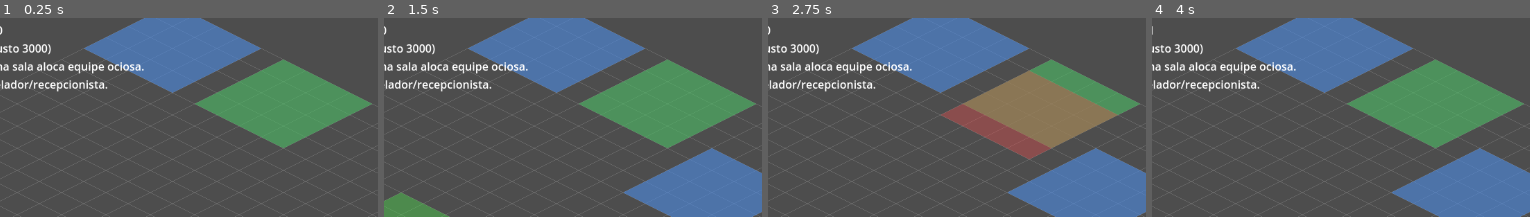
Above: before the commit, frames 1-4 (left to right).
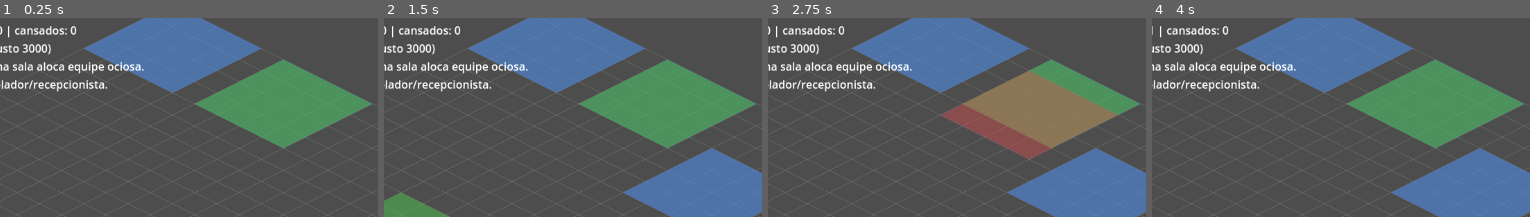
Above: after the commit, the same moments.

Repository: foxtecnologiaonline/Hospital-manager-game
Game: Godot game, scene res://src/presentation/main.tscn
Same seed, same stepped clock (60 frames per second), same inputs: the game is played once before the commit and once after it.
Inputs (mouse positions are % of the whole screen's width and height, from its top left):
- Up to frame 1 (0.25 s): no input
- Up to frame 2 (1.5 s): tap Enter at 0.5 s; move the mouse to (75, 48) at 0.52 s; hold W 0.53-1.28 s; tap 1 at 0.6 s; click (75, 48) at 0.67 s; tap Space at 1.25 s; move the mouse to (31, 60) at 1.27 s; tap Q at 1.35 s
- Up to frame 3 (2.75 s): tap Enter at 2 s; move the mouse to (63, 29) at 2.02 s; hold W from 2.03 s (still down); tap E at 2.1 s
- Up to frame 4 (4 s): tap Space at 2.75 s; move the mouse to (47, 77) at 2.77 s; tap R at 2.85 s; click (47, 77) at 2.92 s; tap Enter at 3.5 s; move the mouse to (84, 71) at 3.52 s; release W at 3.53 s; tap 1 at 3.6 s
The pictures show only the part of the screen within x 29-79%, y 13-63%; the shares and areas given below are measured in that part.

The runs differ from the first frame. In frame 1, 0.4% of the frame differs, in the area x 2-21%, y 4-11%; in frame 2, 0.4%; in frame 3, 0.4%; in frame 4, 0.4%.

Commit message:
feat: staff fatigue and happiness affect treatment performance
Fecha mais um item do backlog da Fase 2: os campos fatigue/happiness
de StaffMember existiam desde a Fase 1 mas nunca eram usados.

- HospitalSimulation._update_staff_fatigue (chamado a cada tick):
  quem está alocado a uma sala e atendendo (staffed + occupied)
  acumula fadiga; quem está livre descansa e recupera. Felicidade é
  derivada da fadiga (_refresh_staff_happiness), só caindo depois de
  um limiar — mesmo padrão já usado no desgaste de sala, para não
  afetar o desempenho em uso ocasional.
- _resolve_treatment agora pondera a habilidade efetiva pela
  felicidade da equipe (skill = base_skill * happiness): equipe
  exausta cura menos.
- game/tests/run_tests.gd: novo teste
  _test_staff_fatigue_and_happiness, chamando o passo de fadiga
  diretamente para isolar o mecanismo sem depender de randf().
- main.gd: HUD do protótipo agora mostra quantos membros de equipe
  estão "cansados" (felicidade reduzida).
- docs/ESCOPO.md e README.md atualizados.

Diferente de todos os commits anteriores desta feature, este já foi
validado de fato nesta mesma sessão (o binário do Godot baixado
anteriormente ainda estava disponível): importação limpa, os 8 testes
automatizados passam (incluindo os 7 anteriores, sem regressão, e o
novo), e a cena principal roda ~10s headless sem erro — tudo em Godot
4.3.0 e 4.5-stable. Ver docs/VALIDACAO.md.

Co-Authored-By: Claude Sonnet 5 <noreply@anthropic.com>
Claude-Session: https://claude.ai/code/session_01V3ZMPbZQyeCUQRuzDhaMcM

Diff:
--- a/game/src/presentation/main.gd
+++ b/game/src/presentation/main.gd
@@ -194,13 +194,24 @@
 			count += 1
 	return count
 
+## Equipe com felicidade visivelmente reduzida (abaixo de 1.0 — ver
+## HospitalSimulation._refresh_staff_happiness) por trabalho sustentado sem
+## descanso. Só tem sentido olhar para quem está alocado a uma sala: equipe
+## ociosa não acumula fadiga neste modelo.
+func _count_tired_staff() -> int:
+	var count := 0
+	for staff in simulation.staff_members.values():
+		if staff.happiness < 1.0:
+			count += 1
+	return count
+
 func _update_hud() -> void:
 	var definition: RoomDefinition = simulation.room_definitions.get(selected_room_definition_id)
 	var lines := [
 		"Hospital Manager — prototipo (Fase 2)",
 		"Caixa: %d | Reputação: %.2f" % [simulation.economy.cash, simulation.economy.reputation],
 		"Pacientes ativos: %d" % _count_active_patients(),
-		"Equipe — zeladores: %d | recepcionistas: %d" % [_count_staff_with_role("handyman"), _count_staff_with_role("receptionist")],
+		"Equipe — zeladores: %d | recepcionistas: %d | cansados: %d" % [_count_staff_with_role("handyman"), _count_staff_with_role("receptionist"), _count_tired_staff()],
 		"Sala selecionada [1-%d]: %s (custo %d)" % [room_definition_order.size(), definition.display_name if definition else "?", definition.cost if definition else 0],
 		"Clique em área livre constrói; clique numa sala aloca equipe ociosa.",
 		"Q/W/E/R contrata médico/enfermeira/zelador/recepcionista.",
--- a/game/src/simulation/hospital_simulation.gd
+++ b/game/src/simulation/hospital_simulation.gd
@@ -37,6 +37,17 @@
 const ROOM_WEAR_MIN_MULTIPLIER: float = 0.5
 const HANDYMAN_WEAR_REDUCTION_PER_TICK: float = 1.0
 const RECEPTIONIST_RISK_MULTIPLIER: float = 0.5
+
+# Parâmetros de fadiga/felicidade de equipe (ver _update_staff_fatigue).
+# Mesmo padrão de "limiar livre" do desgaste de sala: felicidade só começa
+# a cair depois que a fadiga passa de STAFF_HAPPINESS_FATIGUE_THRESHOLD —
+# atendimentos ocasionais não deixam ninguém infeliz, só trabalho sustentado
+# sem descanso.
+const STAFF_FATIGUE_PER_SERVICE: float = 0.1
+const STAFF_FATIGUE_RECOVERY_PER_TICK: float = 0.05
+const STAFF_HAPPINESS_FATIGUE_THRESHOLD: float = 0.5
+const STAFF_HAPPINESS_PENALTY_PER_FATIGUE: float = 0.5
+const STAFF_HAPPINESS_MIN: float = 0.5
 
 func _init(content: Dictionary) -> void:
 	for entry in content.get("diseases", []):
@@ -155,6 +166,7 @@
 	_assign_waiting_patients()
 	_apply_untreated_risk()
 	_apply_handyman_maintenance()
+	_update_staff_fatigue()
 
 ## Verifica se há ao menos um membro de equipe contratado com o cargo dado,
 ## independente de estar alocado a alguma sala. Usado para efeitos globais
@@ -172,6 +184,29 @@
 	for room in placed_rooms.values():
 		room.wear = max(0.0, room.wear - HANDYMAN_WEAR_REDUCTION_PER_TICK)
 
+## Acumula fadiga para quem está, neste tick, atendendo um paciente numa
+## sala alocada a si (sala staffed + occupied); quem está livre descansa e
+## recupera fadiga. Felicidade é derivada da fadiga (ver constantes acima)
+## e reduz a habilidade efetiva em _resolve_treatment — equipe exausta cura
+## menos. Equipe sem sala alocada não acumula nem recupera fadiga (não está
+## trabalhando, neste modelo simplificado).
+func _update_staff_fatigue() -> void:
+	for room in placed_rooms.values():
+		if not room.is_staffed():
+			continue
+		var staff: StaffMember = staff_members.get(room.assigned_staff_id)
+		if staff == null:
+			continue
+		if room.is_occupied():
+			staff.fatigue = min(1.0, staff.fatigue + STAFF_FATIGUE_PER_SERVICE)
+		else:
+			staff.fatigue = max(0.0, staff.fatigue - STAFF_FATIGUE_RECOVERY_PER_TICK)
+		_refresh_staff_happiness(staff)
+
+func _refresh_staff_happiness(staff: StaffMember) -> void:
+	var effective_fatigue: float = max(0.0, staff.fatigue - STAFF_HAPPINESS_FATIGUE_THRESHOLD)
+	staff.happiness = clamp(1.0 - effective_fatigue * STAFF_HAPPINESS_PENALTY_PER_FATIGUE, STAFF_HAPPINESS_MIN, 1.0)
+
 func _resolve_finished_services() -> void:
 	for room in placed_rooms.values():
 		if not room.is_occupied():
@@ -231,7 +266,9 @@
 	var disease: Disease = diseases.get(patient.disease_id)
 	var staff: StaffMember = staff_members.get(room.assigned_staff_id)
 	var role: StaffRole = staff_roles.get(staff.role_id) if staff else null
-	var skill: float = role.base_skill if role else 0.5
+	var base_skill: float = role.base_skill if role else 0.5
+	var happiness: float = staff.happiness if staff else 1.0
+	var skill: float = base_skill * happiness
 	var cure_chance: float = clamp(disease.base_cure_chance * (0.5 + skill), 0.0, 1.0) if disease else 0.0
 	cure_chance = clamp(cure_chance * _room_wear_multiplier(room), 0.0, 1.0)
 	room.wear += 1.0
--- a/game/tests/run_tests.gd
+++ b/game/tests/run_tests.gd
@@ -14,6 +14,7 @@
 	failures += _test_handyman_reduces_room_wear()
 	failures += _test_receptionist_halves_untreated_risk()
 	failures += _test_find_room_at_and_idle_staff()
+	failures += _test_staff_fatigue_and_happiness()
 
 	if failures == 0:
 		print("OK — todos os testes passaram.")
@@ -238,3 +239,39 @@
 
 	print("  [OK] test_find_room_at_and_idle_staff")
 	return 0
+
+## Garante que fadiga sobe com atendimento sustentado (reduzindo felicidade
+## depois de passar o limiar livre) e desce — junto com a felicidade — em
+## repouso. Chama _update_staff_fatigue diretamente (método "privado" só
+## por convenção em GDScript) para isolar o mecanismo sem precisar montar
+## um paciente real a cada tick.
+func _test_staff_fatigue_and_happiness() -> int:
+	var simulation := HospitalSimulation.new(_make_test_content())
+	var room := simulation.add_room("test_treat", Vector2i(0, 0), Vector2i(3, 3))
+	var staff := simulation.hire_staff("doctor")
+	simulation.assign_staff_to_room(staff.staff_id, room.room_id)
+
+	room.occupant_patient_id = 1
+	for i in range(7):
+		simulation._update_staff_fatigue()
+
+	if not is_equal_approx(staff.fatigue, 0.7):
+		print("  [FALHA] test_staff_fatigue_and_happiness — fadiga esperada 0.70 após 7 atendimentos, obtida %.2f" % staff.fatigue)
+		return 1
+	if is_equal_approx(staff.happiness, 1.0):
+		print("  [FALHA] test_staff_fatigue_and_happiness — felicidade deveria ter caído com fadiga alta")
+		return 1
+
+	room.occupant_patient_id = -1
+	for i in range(14):
+		simulation._update_staff_fatigue()
+
+	if not is_equal_approx(staff.fatigue, 0.0):
+		print("  [FALHA] test_staff_fatigue_and_happiness — fadiga deveria zerar após descanso, obtida %.2f" % staff.fatigue)
+		return 1
+	if not is_equal_approx(staff.happiness, 1.0):
+		print("  [FALHA] test_staff_fatigue_and_happiness — felicidade deveria voltar a 1.0 após descanso, obtida %.2f" % staff.happiness)
+		return 1
+
+	print("  [OK] test_staff_fatigue_and_happiness")
+	return 0
Not shown, changed: game/icon.svg.import
Not shown, changed: README.md
Not shown, changed: docs/ESCOPO.md
Not shown, changed: docs/VALIDACAO.md
